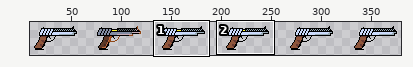
File history of a sprite sheet, assets/W_pistol.png. The first picture is a wide view before the edit; the outline marks the close-up.
Close-up. Earlier state:
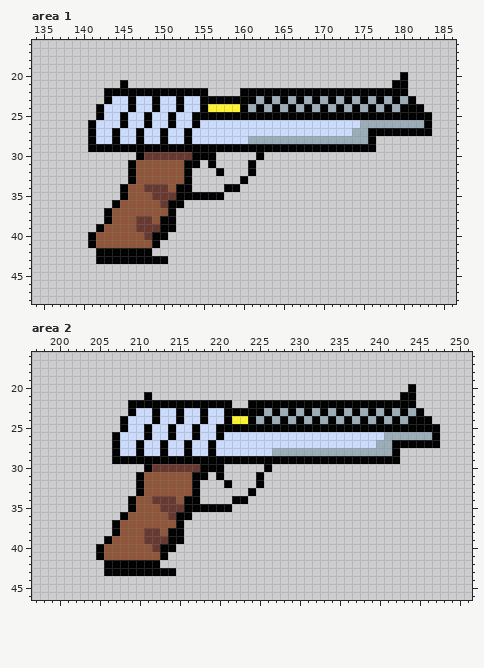
The file is 384x64 pixels. Shown: area 1: x 134..186, y 16..48; area 2: x 197..251, y 16..46. The wide view leaves out empty margins. The commit also changed other parts of the picture, which this record leaves out.
The same view after the edit:
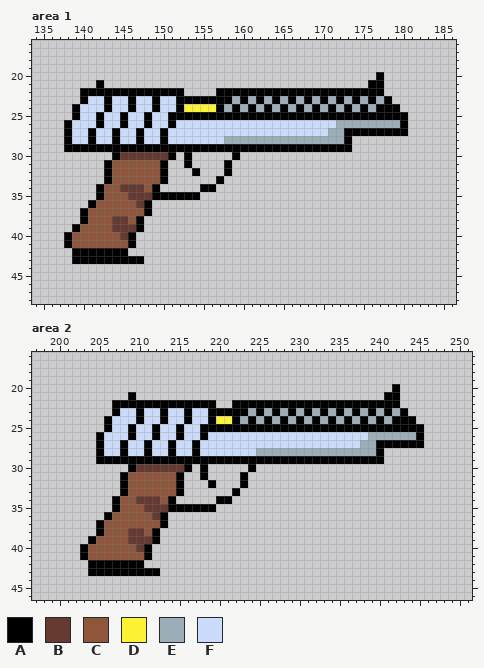
Palette (. is transparent): A #000000  B #663931  C #8f563b  D #fbf236  E #9badb7  F #cbdbfc
The edit:
Area 1:
y 20: x 177 . -> A; x 180 A -> .
y 21: x 142 . -> A; x 145 A -> .; x 176..177 .. -> AA; x 179..180 AA -> ..
y 22: x 140..142 ... -> AAA; x 153..155 AAA -> ...; x 157..159 ... -> AAA; x 178..180 AAA -> ...
y 23: x 140..142 ... -> AFF; x 153..154 FF -> AA; x 159 A -> E; x 161..181 AEAEAEAEAEAEAEAEAEAEA -> EAEAEAEAEAEAEAEAEA...
y 24: x 139..143 ...AF -> AFFFA; x 153..155 FFA -> DDD; x 157..177 DDDAEAEAEAEAEAEAEAEAE -> AEAEAEAEAEAEAEAEAEAEA; x 179..182 EAAA -> A...
y 25: x 139..141 ... -> AFF; x 152..153 FF -> AA; x 181..183 AAA -> ...
y 26: x 138..142 ...AF -> AFFFA; x 154 A -> F; x 172..174 FFF -> EEE; x 180..183 EEEA -> A...
y 27: x 138..140 ... -> AFF; x 153 A -> F; x 171..175 FFFEE -> EEAAA; x 181..183 AAA -> ...
y 28: x 138..140 ... -> AFF; x 153 A -> F; x 158..160 FFF -> EEE; x 173..176 EEEA -> A...
y 29: x 138..140 ... -> AAA; x 174..176 AAA -> ...
y 30: x 144..147 ...A -> ABBB; x 151..156 BBBAAA -> A.A...; x 159 . -> A; x 162 A -> .
y 31: x 143..146 ...A -> ACCC; x 150..152 CCC -> A..; x 154 A -> .; x 156 A -> .; x 158 . -> A; x 161 A -> .
y 32: x 143..146 ...A -> ACCC; x 150..154 CCCA. -> A...A; x 157..158 A. -> .A; x 161 A -> .
y 33: x 143..146 ...A -> ACCC; x 150..153 CCCA -> A...; x 157 . -> A; x 160 A -> .
y 34: x 142..153 ...ACCBBBCAA -> ACCBBBCA....; x 155..156 .. -> AA; x 158..159 AA -> ..
y 35: x 142..151 ...ACCCBBB -> ACCCBBBAAA; x 155..157 AAA -> ...
y 36: x 141..144 ...A -> ACCC; x 147..152 CCCBAA -> BA....
y 37: x 140..143 ...A -> ACCC; x 148..151 CCCA -> A...
y 38: x 140..145 ...ACC -> ACCCBB; x 147..151 BBCAA -> A....
y 39: x 139..142 ...A -> ACCC; x 144..151 CCCBBBAA -> BBBA....
y 40: x 138..141 ...A -> ACCC; x 145..150 CCCBAA -> BA....
y 41: x 138..141 ...A -> ACCC; x 146..149 CCCA -> A...
y 42: x 139..141 ... -> AAA; x 146..148 AAA -> ...
y 43: x 139..141 ... -> AAA; x 148..150 AAA -> ...
Area 2:
y 20: x 242 . -> A; x 244 A -> .
y 21: x 209 . -> A; x 211 A -> .; x 241..244 ..AA -> AA..
y 22: x 207..208 .. -> AA; x 220..223 AA.. -> ..AA; x 243..244 AA -> ..
y 23: x 207..210 ..AF -> AFFA; x 212..213 AF -> FA; x 215..216 AF -> FA; x 218..220 AFF -> FAA; x 224 A -> E; x 244..245 EA -> ..
y 24: x 206..208 ..A -> AFF; x 210 F -> A; x 212..213 AF -> FA; x 215..216 AF -> FA; x 218..223 AFFADD -> FADDAE; x 243 E -> A; x 245..246 AA -> ..
y 25: x 206..209 ..AF -> AFFA; x 211..212 AF -> FA; x 214..215 AF -> FA; x 217..219 AFF -> FAA; x 246..247 AA -> ..
y 26: x 205..207 ..A -> AFF; x 209 F -> A; x 211..212 AF -> FA; x 214..215 AF -> FA; x 217..218 AF -> FA; x 220 A -> F; x 239..240 FF -> EE; x 245..247 EEA -> A..
y 27: x 205..208 ..AF -> AFFA; x 210..211 AF -> FA; x 213..214 AF -> FA; x 216..217 AF -> FA; x 219 A -> F; x 238..241 FFEE -> EEAA; x 246..247 AA -> ..
y 28: x 205..208 ..AF -> AFFA; x 210..211 AF -> FA; x 213..214 AF -> FA; x 216..217 AF -> FA; x 219 A -> F; x 225..226 FF -> EE; x 240..242 EEA -> A..
y 29: x 205..206 .. -> AA; x 241..242 AA -> ..
y 30: x 209..211 ..A -> ABB; x 216..217 BB -> A.; x 219..220 AA -> ..; x 224 . -> A; x 226 A -> .
y 31: x 208..210 ..A -> ACC; x 215..217 CCA -> A..; x 220 A -> .; x 223 . -> A; x 225 A -> .
y 32: x 208..210 ..A -> ACC; x 215..217 CCA -> A..; x 219 . -> A; x 221 A -> .; x 223 . -> A; x 225 A -> .
y 33: x 208..210 ..A -> ACC; x 215..217 CCA -> A..; x 222 . -> A; x 224 A -> .
y 34: x 207..211 ..ACC -> ACCBB; x 213..217 BBCAA -> CA...; x 220..223 ..AA -> AA..
y 35: x 207..209 ..A -> ACC; x 211..212 CC -> BB; x 214..215 BB -> AA; x 220..221 AA -> ..
y 36: x 206..208 ..A -> ACC; x 212..216 CCBAA -> BA...
y 37: x 205..207 ..A -> ACC; x 213..215 CCA -> A..
y 38: x 205..207 ..A -> ACC; x 209..215 CCBBCAA -> BBCA...
y 39: x 204..206 ..A -> ACC; x 209..210 CC -> BB; x 212..215 BBAA -> A...
y 40: x 203..205 ..A -> ACC; x 210..214 CCBAA -> BA...
y 41: x 203..205 ..A -> ACC; x 211..213 CCA -> A..
y 42: x 204..205 .. -> AA; x 211..212 AA -> ..
y 43: x 204..205 .. -> AA; x 213..214 AA -> ..
